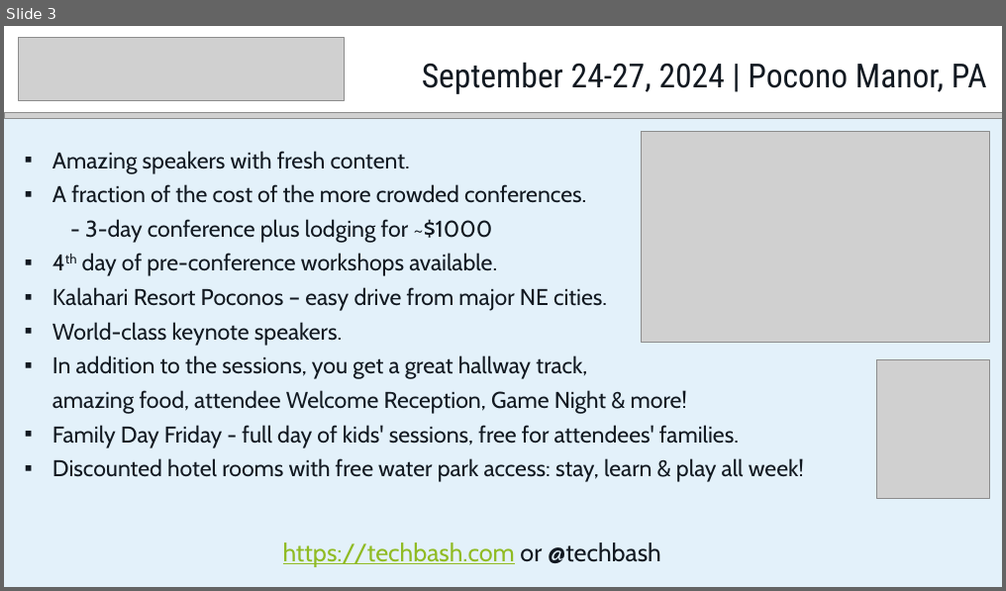
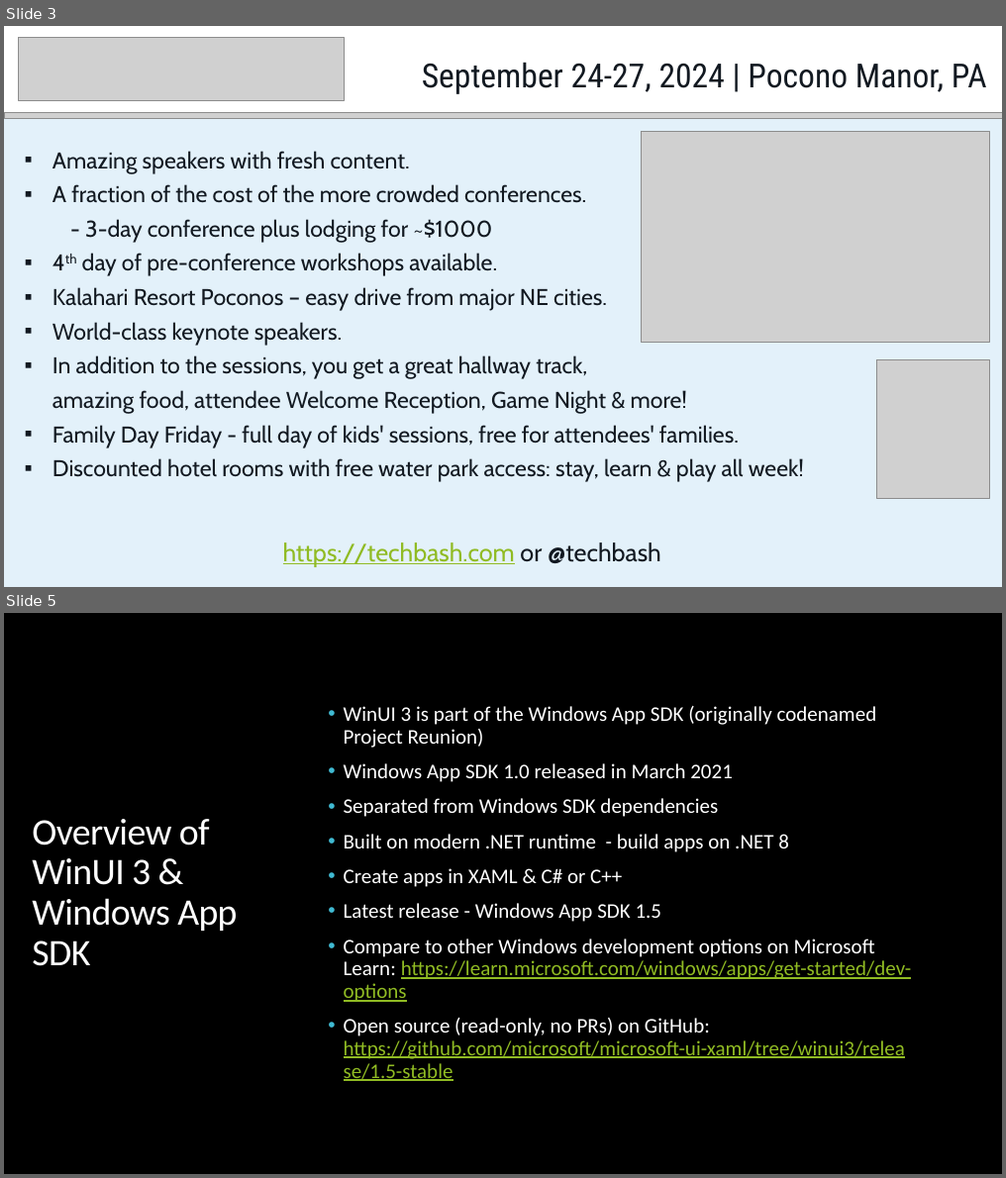
Before and after one commit to alvinashcraft/speaking, a slide deck: 2024/0320_BostonDotNetArch/GetStartedWithWinUI3.pptx. Shown one above the other, each under a label of ours: slide 3 before the commit, slides 3 and 5 after it; the slides between them are not shown. The pictures are 1006x591 and 1006x1178 pixels, drawn with LibreOffice and Linux fonts; fonts in the diff are those of the drawing; grey boxes stand for pictures; background and template pictures are left out. Boxes give left, top, right and bottom in pixels: in the first picture for what was removed or moved away, otherwise in the second. Text is boxed around its words. In the diff, an @@ line names an element or a change of style, - is before the commit and + after.

```diff
--- a/2024/0320_BostonDotNetArch/GetStartedWithWinUI3.pptx
+++ b/2024/0320_BostonDotNetArch/GetStartedWithWinUI3.pptx
@@ slide 5 added at (x1=4, y1=613, x2=1002, y2=1174), background picture (left out) @@
@@ rectangle added at (x1=4, y1=613, x2=1002, y2=1174), fill #000000 @@
@@ rectangle added at (x1=4, y1=675, x2=286, y2=1112), fill #40BAD2 @@
@@ rectangle added at (x1=971, y1=675, x2=1002, y2=1112), fill #C8C8C8 at 50% opacity @@
@@ text added at (x1=344, y1=706, x2=911, y2=1081), 20 pt, text #FFFFFF @@
+• WinUI 3 is part of the Windows App SDK (originally codenamed Project Reunion)
+• Windows App SDK 1.0 released in March 2021
+• Separated from Windows SDK dependencies
+• Built on modern .NET runtime - build apps on .NET 8
+• Create apps in XAML & C# or C++
+• Latest release - Windows App SDK 1.5
+• Compare to other Windows development options on Microsoft Learn: https://learn.microsoft.com/windows/apps/get-started/dev-options
+• Open source (read-only, no PRs) on GitHub: https://github.com/microsoft/microsoft-ui-xaml/tree/winui3/release/1.5-stable
@@ title added at (x1=32, y1=819, x2=237, y2=966), 36 pt, text #FFFFFF @@
+Overview of WinUI 3 & Windows App SDK
```
Also in this commit, not shown: 1 slide changed, 8 other slides added.
